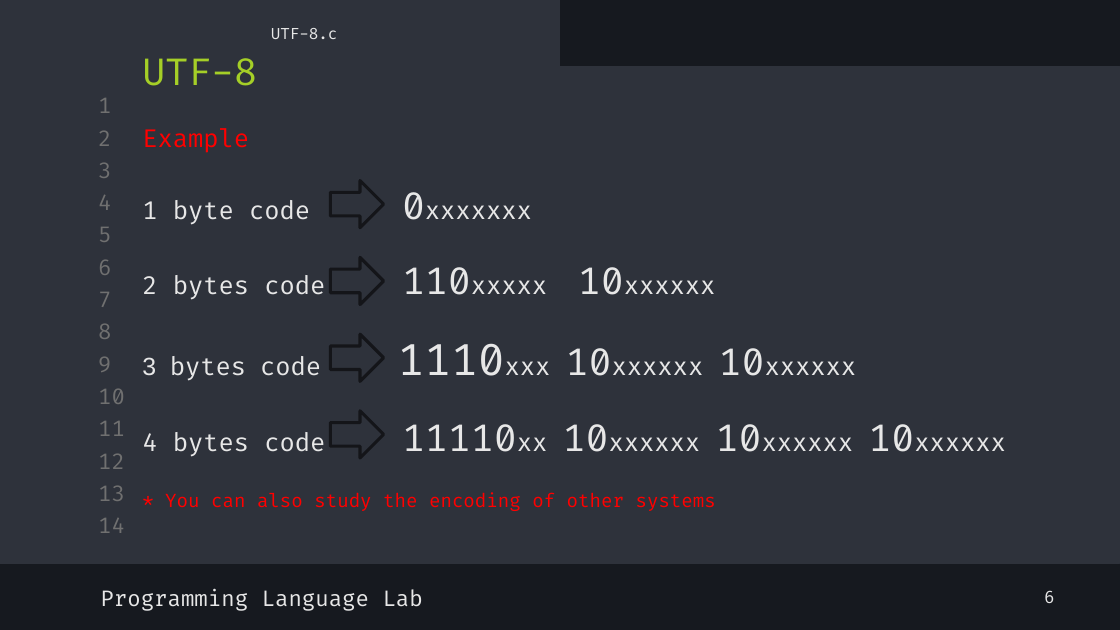
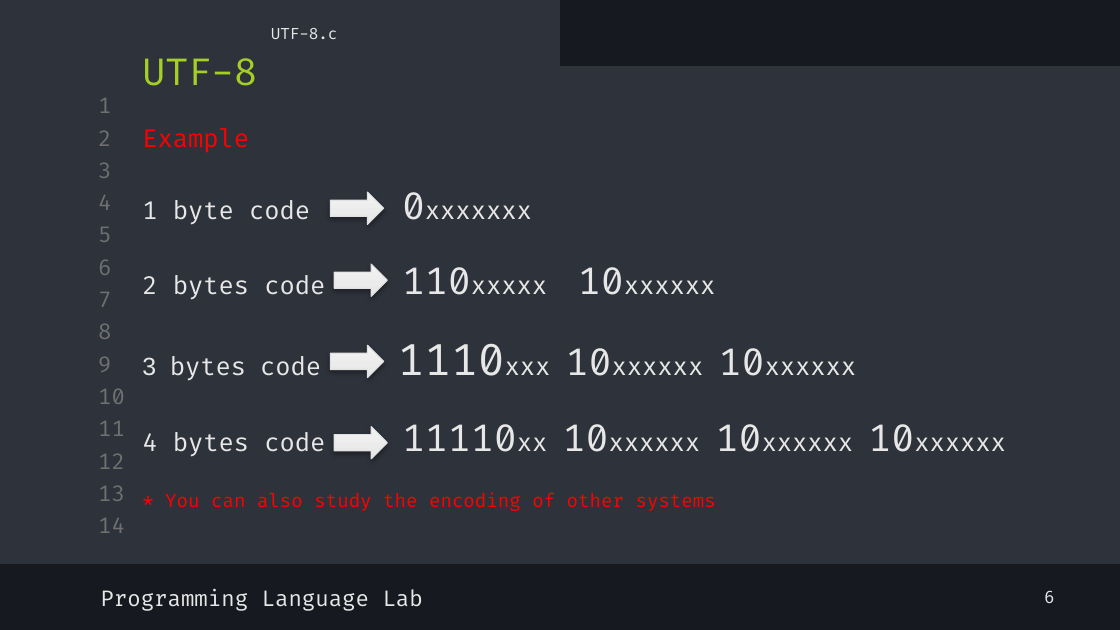
Before and after one commit to shayan-naghizadeh/C-Lab-AUT, a slide deck: slide 7 of slides/3.Math/Math.pptx. Drawn at 1120x630 pixels with LibreOffice and Linux fonts; fonts in the diff are those of the drawing. Boxes give left, top, right and bottom in pixels: in the first picture for what was removed or moved away, otherwise in the second. Text is boxed around its words. In the diff, an @@ line names an element or a change of style, - is before the commit and + after.

```diff
--- a/slides/3.Math/Math.pptx
+++ b/slides/3.Math/Math.pptx
@@ right arrow: place and size @@
-right arrow at (330, 180, 384, 227)
+right arrow at (330, 193, 384, 225)
@@ right arrow: place and size @@
-right arrow at (330, 258, 384, 305)
+right arrow at (334, 264, 388, 297)
@@ right arrow: place and size @@
-right arrow at (330, 334, 384, 381)
+right arrow at (330, 345, 384, 377)
@@ fill #2E323B to gradient #E7E7E7 to #F3F3F3; outline #14161A 2 pt to #E2E2E2 0.75 pt; shadow on in 4 elements at (330, 193, 384, 225), (334, 264, 388, 297), (330, 345, 384, 377), (334, 427, 388, 459) @@
@@ right arrow: place and size @@
-right arrow at (330, 411, 384, 458)
+right arrow at (334, 427, 388, 459)
```
Also in this commit, not shown: 5 other slides changed, 2 slides added, 8 other files.
